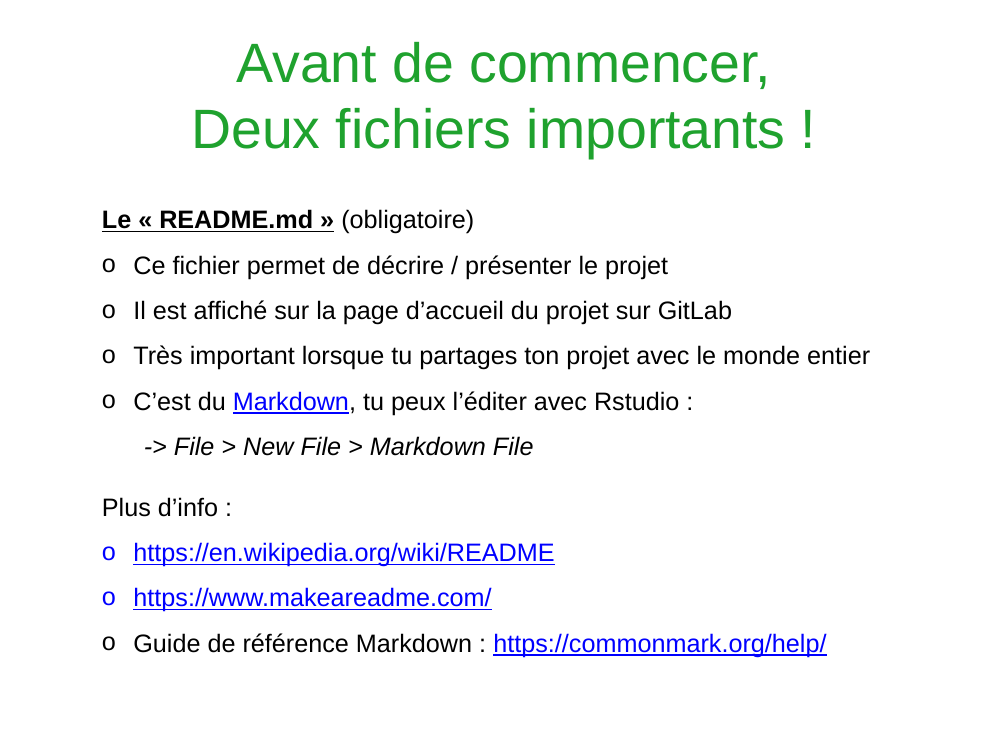
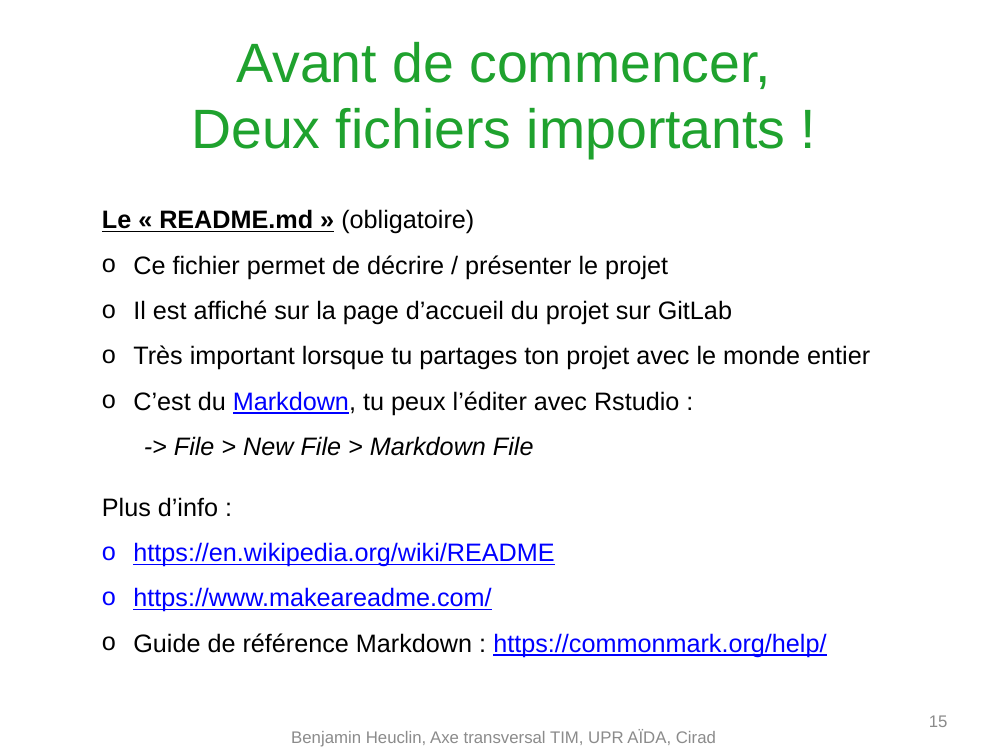
Before and after one commit to Heuclin/Git-sur-Rstudio, a slide deck: slide 15 of Présentation_gitlab_Rstudio.pptx. Drawn at 1008x756 pixels with LibreOffice and Linux fonts; fonts in the diff are those of the drawing; background and template pictures are left out. Boxes give left, top, right and bottom in pixels: in the first picture for what was removed or moved away, otherwise in the second. Text is boxed around its words. In the diff, an @@ line names an element or a change of style, - is before the commit and + after.

```diff
--- a/Présentation_gitlab_Rstudio.pptx
+++ b/Présentation_gitlab_Rstudio.pptx
@@ page number added at (929,715,948,727), 12 pt, text #8C8C8C @@
+15
@@ text added at (291,729,716,747), 12 pt, text #8C8C8C @@
+Benjamin Heuclin, Axe transversal TIM, UPR AÏDA, Cirad
```
Also in this commit, not shown: 19 other slides changed, 1 slide added, 1 slide removed, 2 other files.
